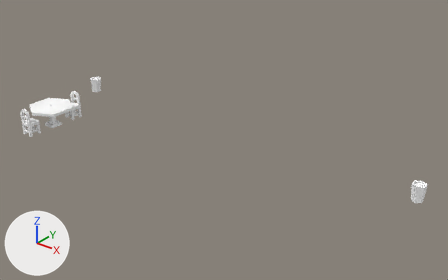
A saved change to the OBJ model Games/GuruttoWorld/Assets/Models/GuidanceLab/City3B/Baked/Block-1-0.obj.
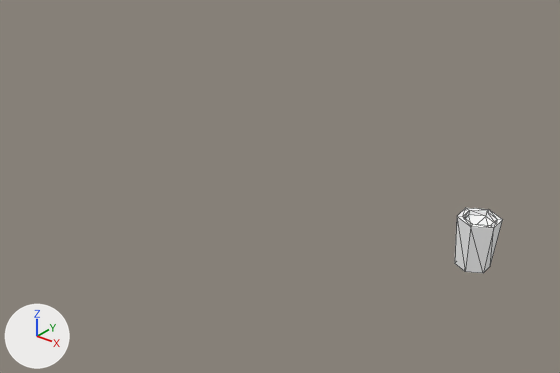
There are two pictures of each version: one whole from a 50 mm lens placed at (12.31, 29.37, 11.36), pointed at (0.77, 43.79, 2.42), one close up on the part from 56% to 100% of the width and 38% to 85% of the height. The lights are fixed; the arrows at lower left show +X, +Y and +Z. The last two pictures show the newer version. The close-ups show mesh edges as thin lines. Where no turn or scale is listed for an object, it has been applied to the vertices. Vertices at exactly the same position are counted once.

Objects in the first close-up: 'Block-1-0'.
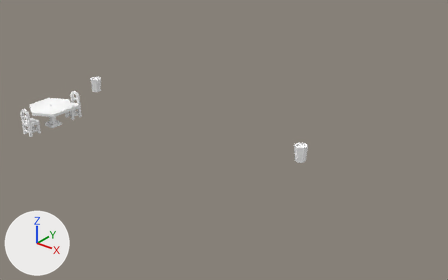
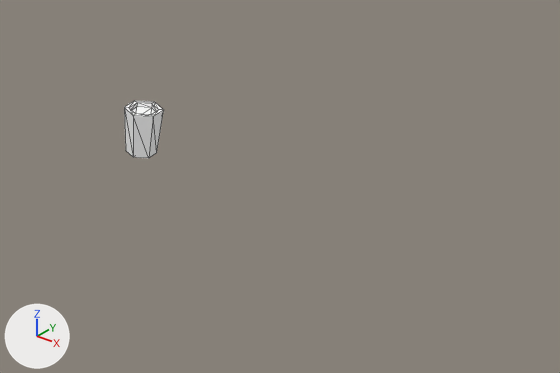
The newer file is also turned or shifted as a whole; pictures and numbers use the older file's frame.

What differs and where, as boxes [x1, y1, x2, y2] in the close-ups (560 x 373 px):
'Block-1-0', reshaped
    before: [455, 208, 503, 273]
    after: [124, 101, 164, 158]

Diff of the bpy script that builds the scene:
```diff
--- a/Games/GuruttoWorld/Assets/Models/GuidanceLab/City3B/Baked/Block-1-0.obj.py
+++ b/Games/GuruttoWorld/Assets/Models/GuidanceLab/City3B/Baked/Block-1-0.obj.py
@@ me_block_1_0 @@
 # used by ob_block_1_0; location = (0.0, 0.0, 0.0)
-me_block_1_0.from_pydata(...)  # 382 vertices, 786 faces; spans x -7.2..7.2, y 40.83..45.23, z 1.68..2.68
+me_block_1_0.from_pydata(...)  # 382 vertices, 786 faces; spans x -7.2..3.2, y 40.83..45.23, z 1.68..2.68
+# me_block_1_0 part 1: the loose piece of 24 vertices spanning x 6.8..7.2, y 44.77..45.23, z 1.89..2.44 is moved by (-4.0, 0.0, 0.0)
 me_block_1_0.materials.append(mat_white)
```
